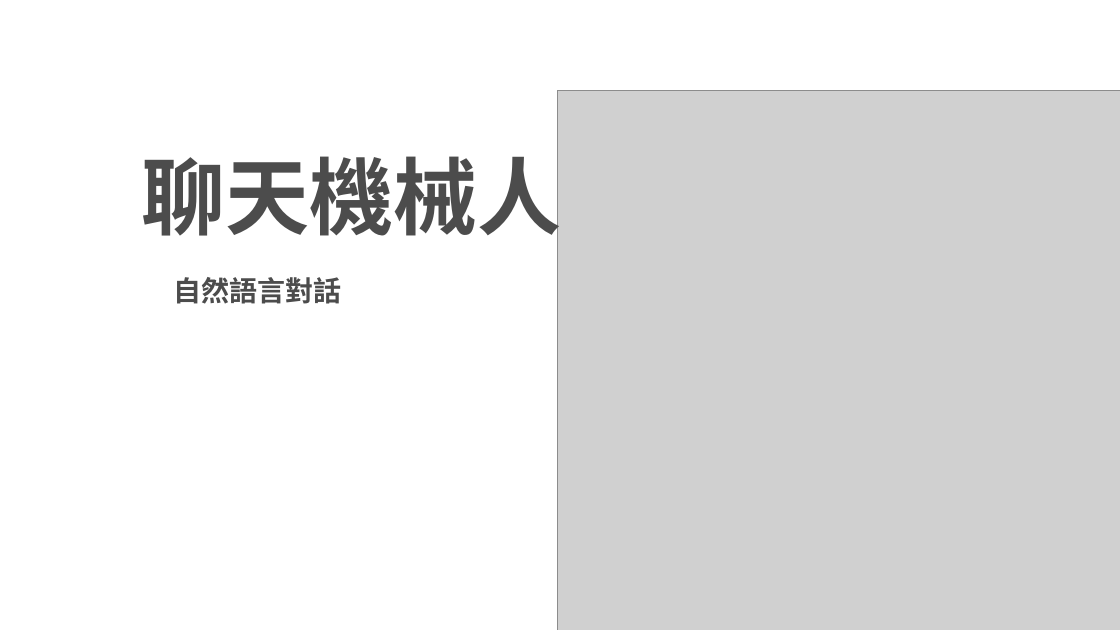
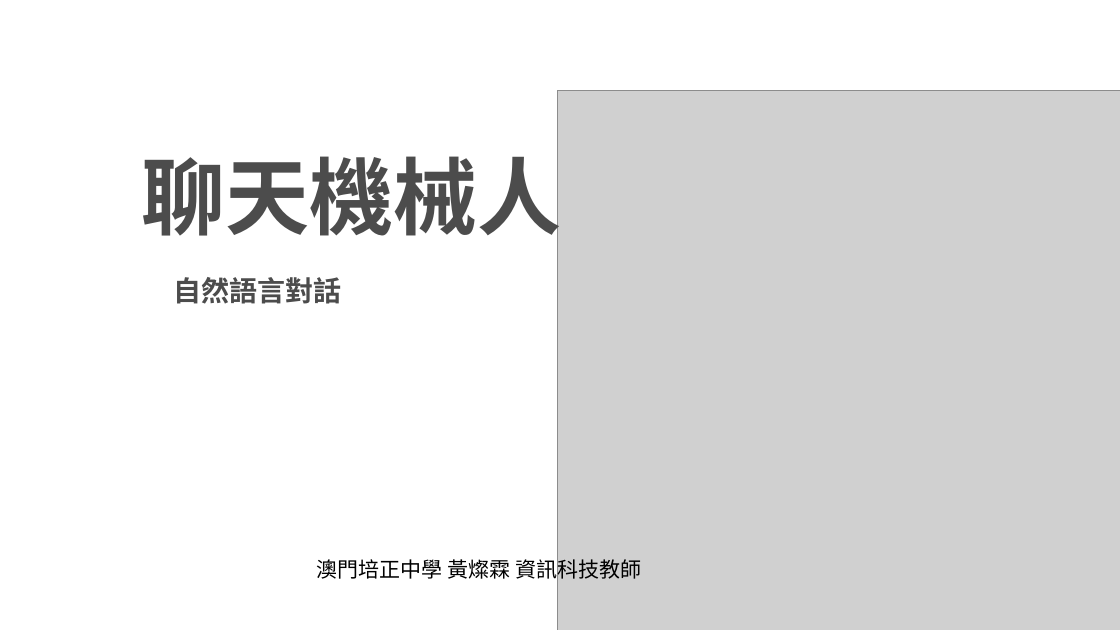
Before and after one commit to pcmsricky/chatbot, a slide deck: slide 1 of NLP2.pptx. Drawn at 1120x630 pixels with LibreOffice and Linux fonts; fonts in the diff are those of the drawing; grey boxes stand for pictures; background and template pictures are left out. Boxes give left, top, right and bottom in pixels: in the first picture for what was removed or moved away, otherwise in the second. Text is boxed around its words. In the diff, an @@ line names an element or a change of style, - is before the commit and + after.

```diff
--- a/NLP2.pptx
+++ b/NLP2.pptx
@@ text added at [317, 557, 641, 583], 18 pt, text #000000 @@
+澳門培正中學 黃燦霖 資訊科技教師
```
Also in this commit, not shown: 9 other slides changed, 4 slides added, 1 slide removed, 3 other files.
